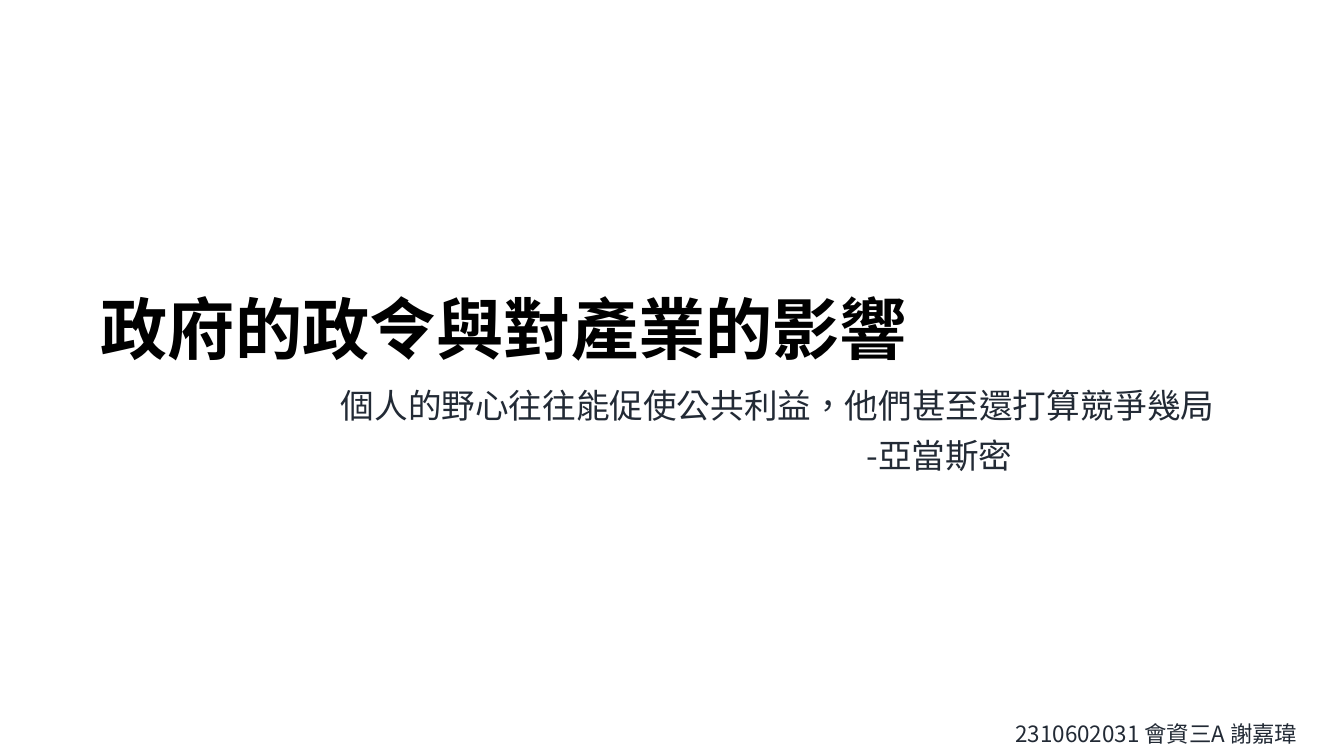
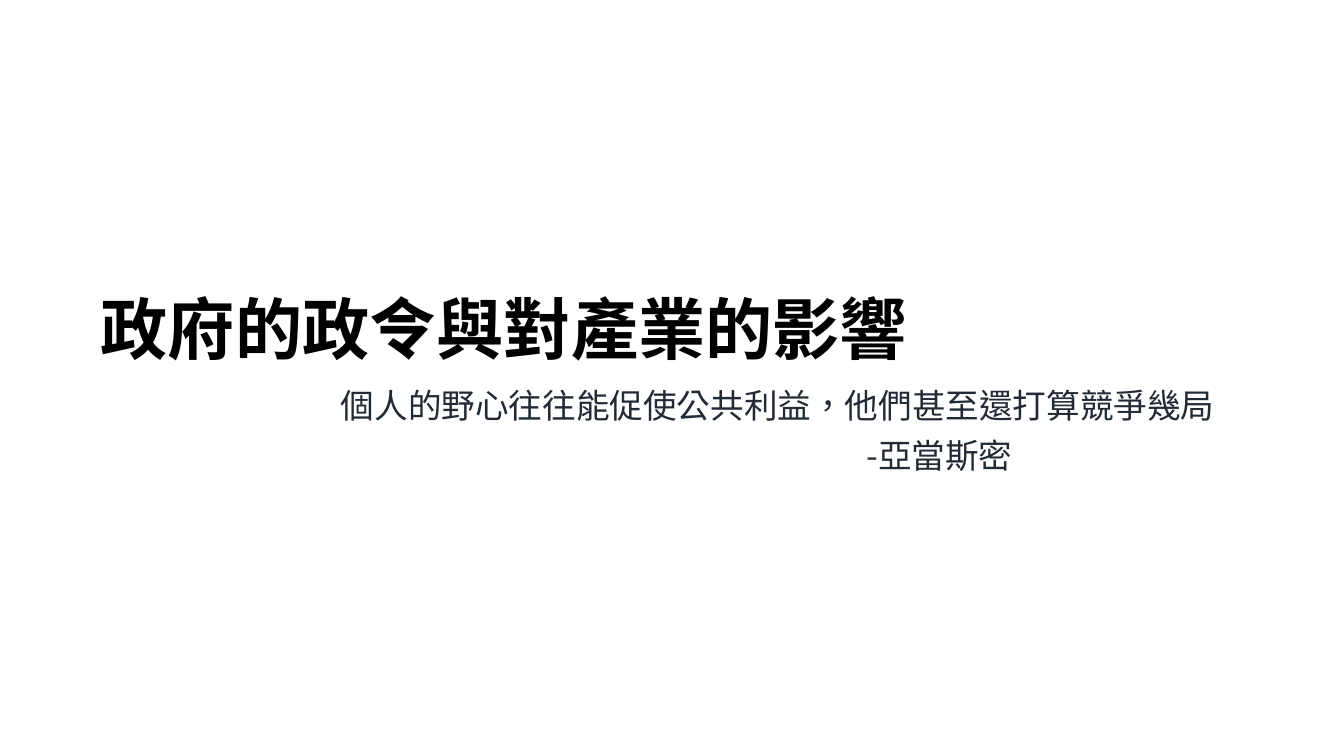
Before and after one commit to Jameswilson7788/school, a slide deck: slide 1 of 政府產業政策簡報.pptx. Drawn at 1344x756 pixels with LibreOffice and Linux fonts; fonts in the diff are those of the drawing. Boxes give left, top, right and bottom in pixels: in the first picture for what was removed or moved away, otherwise in the second. Text is boxed around its words. In the diff, an @@ line names an element or a change of style, - is before the commit and + after.

Commit message:
刪除錯誤名字

```diff
--- a/政府產業政策簡報.pptx
+++ b/政府產業政策簡報.pptx
@@ text removed at box(1015, 723, 1297, 744) @@
-2310602031 會資三A 謝嘉瑋
```
